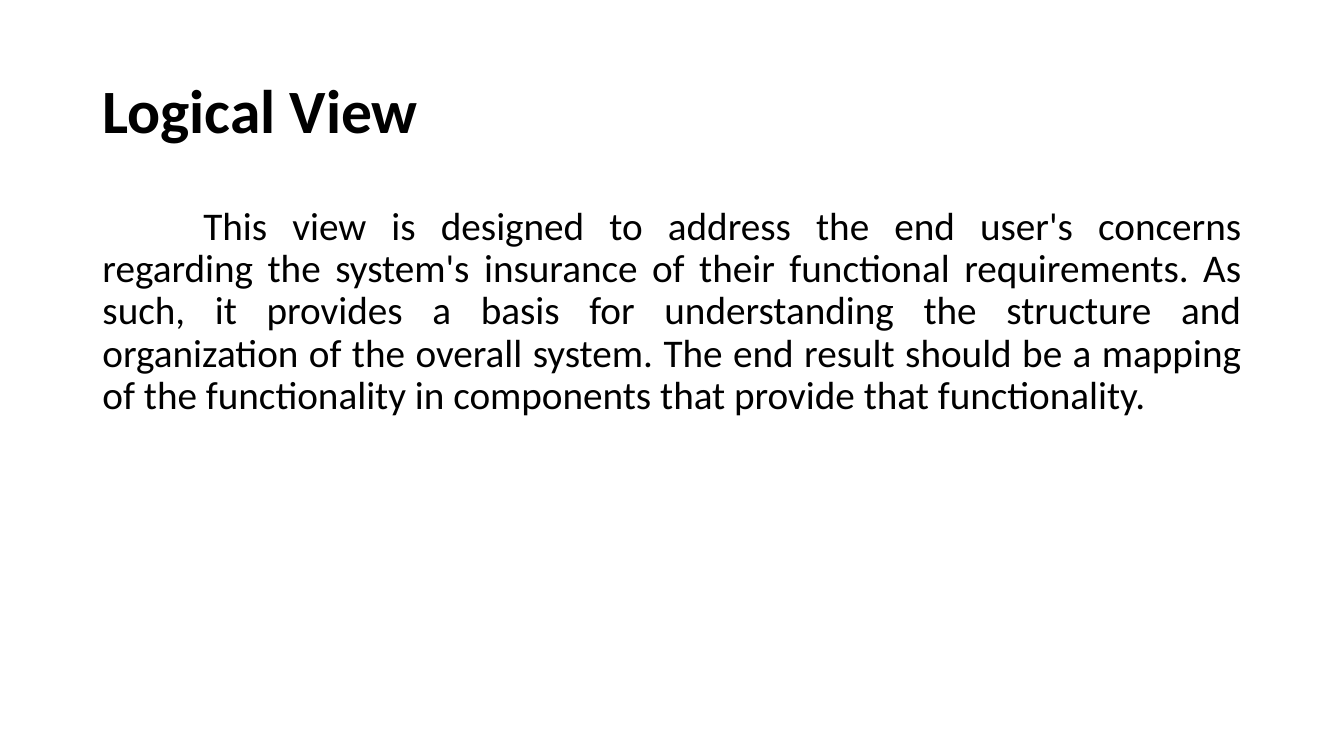
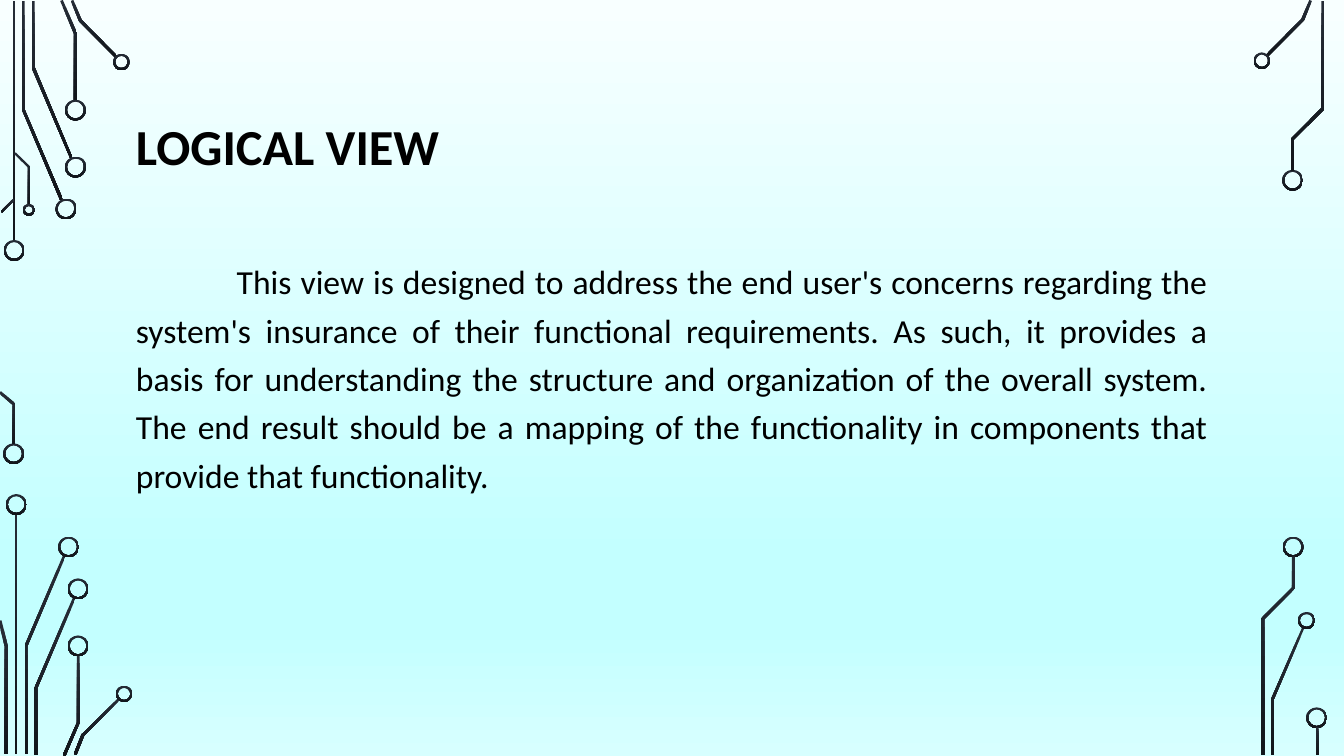
Before and after one commit to dianamoreira/thefuck, a slide deck: slide 7 of ArchSW-docs/The Fuck.pptx. Drawn at 1344x756 pixels with LibreOffice and Linux fonts; fonts in the diff are those of the drawing; background and template pictures are left out. Boxes give left, top, right and bottom in pixels: in the first picture for what was removed or moved away, otherwise in the second. Text is boxed around its words. In the diff, an @@ line names an element or a change of style, - is before the commit and + after.

```diff
--- a/ArchSW-docs/The Fuck.pptx
+++ b/ArchSW-docs/The Fuck.pptx
@@ background #FFFFFF to picture (left out) @@
@@ title at [136,132,439,166]: text changed; size 44 to 36 pt @@
-Logical View
+LOGICAL VIEW
@@ text "This view is designed to ...": place and size @@
-text "This view is designed to ..." at [102,212,1241,416]
+text "This view is designed to ..." at [136,270,1207,494]
@@ text "This view is designed to ..." at [136,270,1207,494]: size 28 to 24 pt; line spacing 0.9 to 1.2 @@
@@ group added at [0,0,1328,756]: 33 freeform shapes, 3 rectangles @@
```
Also in this commit, not shown: 10 other slides changed, 10 slides added, 6 slides removed, 1 other file.
